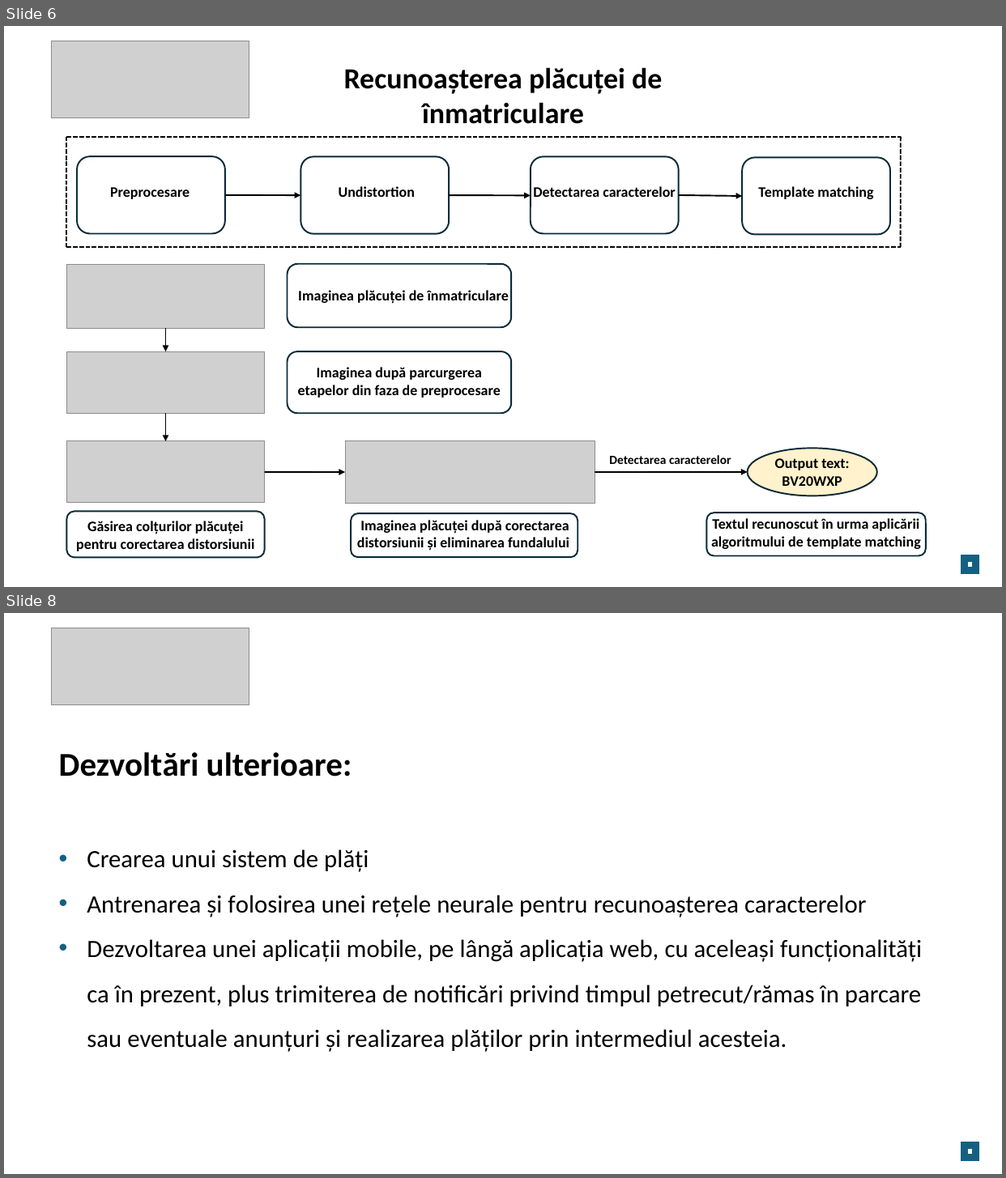
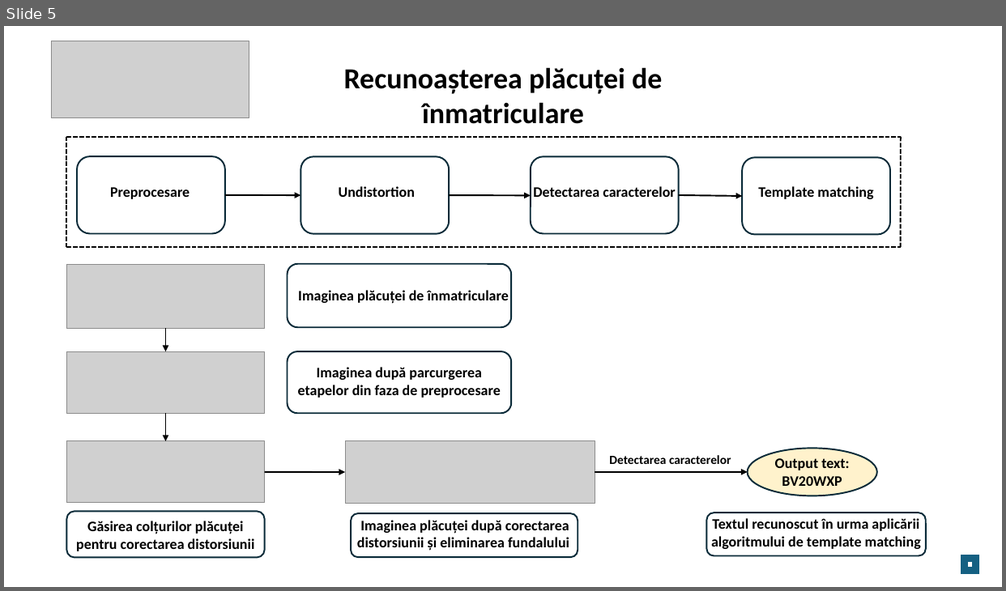
Before and after one commit to xMihai01/Licenta, a slide deck: Documentation/PrezentareLicenta.pptx. Shown one above the other, each under a label of ours: slides 6 and 8 before the commit, slide 5 after it; the slides between them are not shown. The pictures are 1006x1178 and 1006x591 pixels, drawn with LibreOffice and Linux fonts; fonts in the diff are those of the drawing; grey boxes stand for pictures. Boxes give left, top, right and bottom in pixels: in the first picture for what was removed or moved away, otherwise in the second. Text is boxed around its words. In the diff, an @@ line names an element or a change of style, - is before the commit and + after.

```diff
--- a/Documentation/PrezentareLicenta.pptx
+++ b/Documentation/PrezentareLicenta.pptx
@@ slide 8 removed at <box>4,613,1002,1174</box>, background #FFFFFF @@
@@ picture removed at <box>51,628,249,705</box> @@
@@ text removed at <box>59,752,922,1052</box> @@
-Dezvoltări ulterioare:
-• Crearea unui sistem de plăți
-• Antrenarea și folosirea unei rețele neurale pentru recunoașterea caracterelor
-• Dezvoltarea unei aplicații mobile, pe lângă aplicația web, cu aceleași funcționalități ca în prezent, plus trimiterea de notificări privind timpul petrecut/rămas în parcare sau eventuale anunțuri și realizarea plăților prin intermediul acesteia.
@@ rectangle removed at <box>961,1143,979,1161</box> @@
@@ rectangle removed at <box>967,1149,974,1155</box> @@
@@ what was slide 6 is now slide 5 @@
```
Also in this commit, not shown: 4 slides changed, 18 other files.
